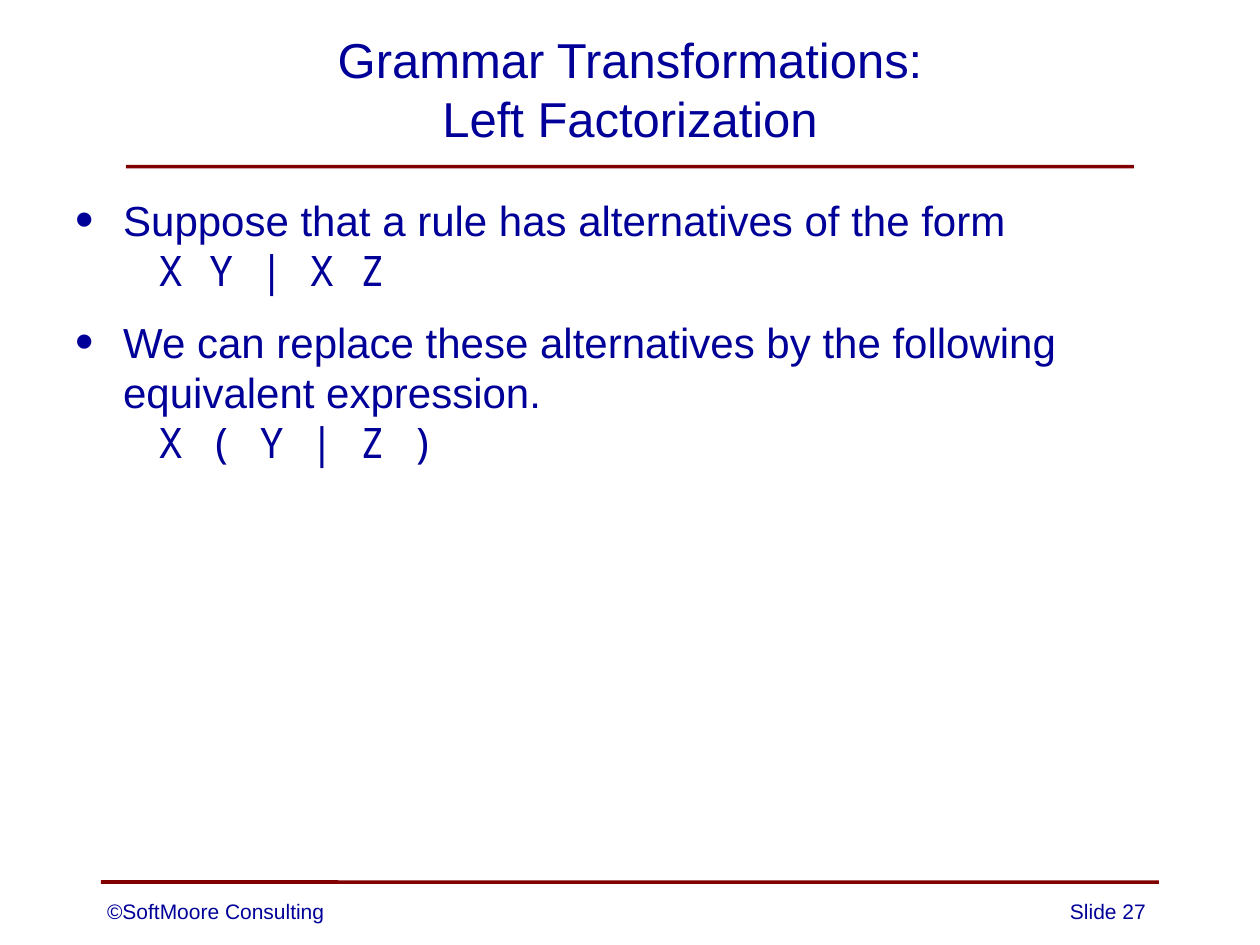
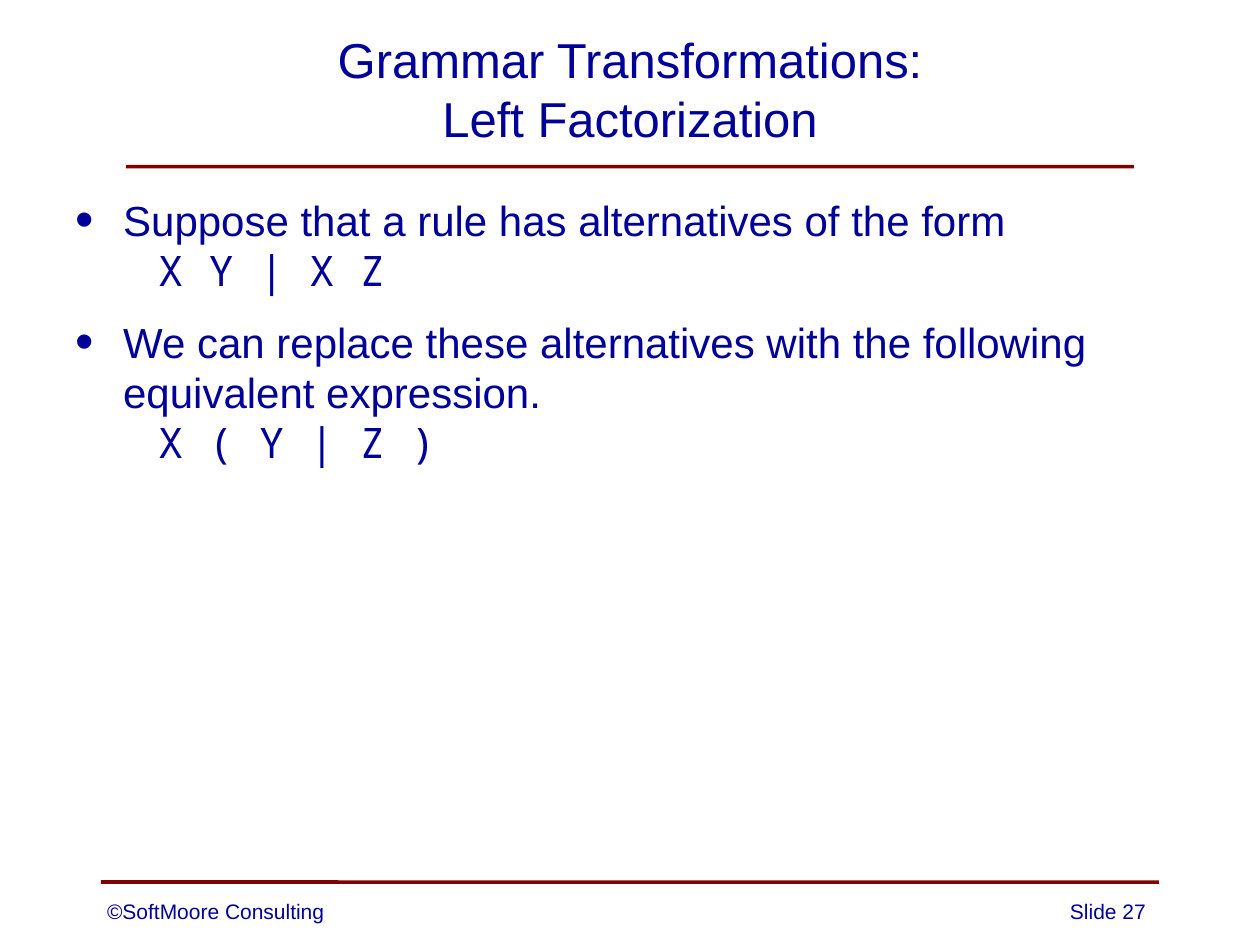
Before and after one commit to SoftMoore/CPRL-Java-3rd, a slide deck: slide 27 of PowerPoints/03 - Context-Free Grammars.pptx. Drawn at 1260x945 pixels with LibreOffice and Linux fonts; fonts in the diff are those of the drawing. Boxes give left, top, right and bottom in pixels: in the first picture for what was removed or moved away, otherwise in the second. Text is boxed around its words. In the diff, an @@ line names an element or a change of style, - is before the commit and + after.

```diff
--- a/PowerPoints/03 - Context-Free Grammars.pptx
+++ b/PowerPoints/03 - Context-Free Grammars.pptx
@@ text at (x1=123, y1=327, x2=1086, y2=458): text changed @@
-• We can replace these alternatives by the following equivalent expression.
-  X ( Y | Z )
+• We can replace these alternatives with the following equivalent expression.
+  X ( Y | Z )
```
Also in this commit, not shown: 1 other slide changed.
